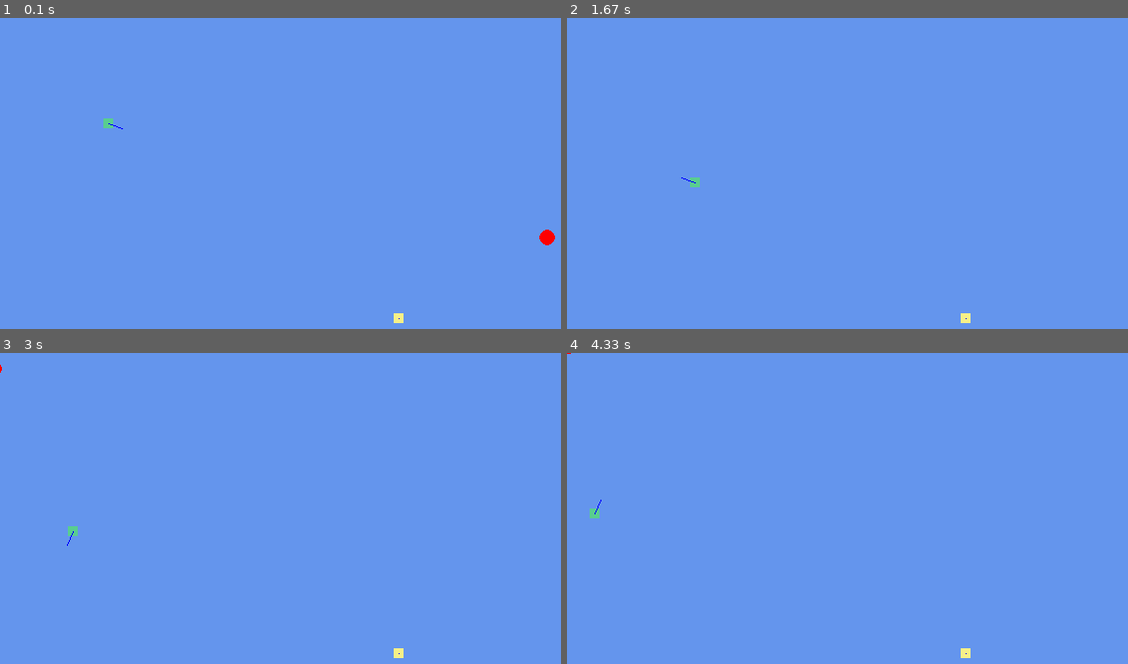
Above: before the commit, frames 1-4 (two rows, left to right).
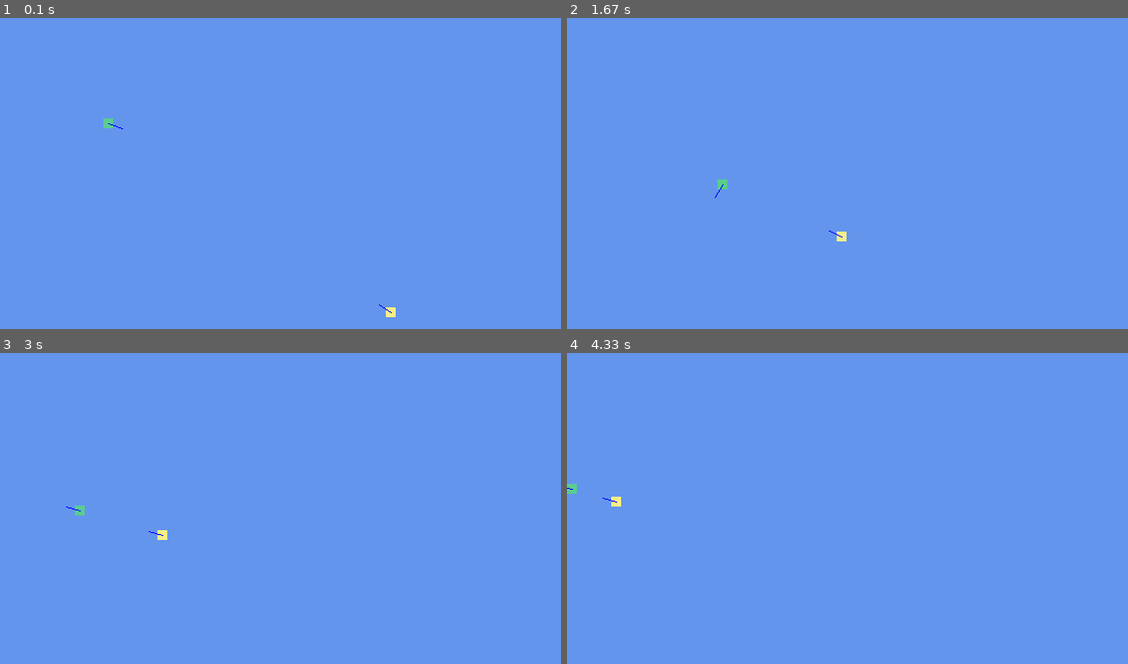
Above: after the commit, the same moments.

Repository: emersonds/Spring22-GDD3400
Game: pygame game, started from Moving Agents/main.py
The game is run twice, just before and just after one commit, with the same random seed, the same clock (stepped at 60 frames per second) and the same inputs.
Inputs:
- Up to frame 1 (0.1 s): no input
- Up to frame 2 (1.67 s): no input
- Up to frame 3 (3 s): no input
- Up to frame 4 (4.33 s): no input

The runs differ from the first frame. In frame 1, 0.2% of the frame differs, in the area x 67-99%, y 68-99%; in frame 2, 0.2%; in frame 3, 0.2%, in the area x 0-72%, y 3-99%; in frame 4, 0.2%.

Commit message:
Moving Agents: Wander Success! (Thanks Dana)
 - Changed "return self.target" to "return self.velocity + self.target" in Enemy.py's wander() method. Also lowered the scalar from 20 to 0.2 to make it small adjustments.
 - Removed unused scale() and dot() methods after overloading the * operator using __mul__ and combining the two methods in Vector.py.
 - Changed all instances of <vector>.scale(factor) in Enemy.py and Player.py to use the * operator instead.
 - Reverted changes to Player.py, Enemy.py and Constants.py so that the player chases the enemy again and the enemy will flee.
 - Decreased Enemy flee range so it felt better. 200 felt like the enemy was running away much sooner than it needed to.
 - Lowered the speed of the player and the enemy in general to get a less hectic-looking gameplay loop.

Diff:
--- a/Moving Agents/Constants.py
+++ b/Moving Agents/Constants.py
@@ -14,13 +14,13 @@
 # Player constants
 PLAYER_COLOR = (246, 240, 136)
 PLAYER_SIZE = 10
-PLAYER_SPEED = 5.5
+PLAYER_SPEED = 1.5
 
 # Enemy constants
 ENEMY_COLOR = (89, 205, 144)
 ENEMY_SIZE = 10
 ENEMY_SPEED = 1
-ENEMY_FLEE_RANGE = 200
+ENEMY_FLEE_RANGE = 100
 ENEMY_TICKS_TO_WAIT = 800
 
 # Velocity Indicator (VI) constants
--- a/Moving Agents/Enemy.py
+++ b/Moving Agents/Enemy.py
@@ -35,7 +35,7 @@
         playerDist = self.position - player.position
 
         # Flee if player is within range
-        if (playerDist.length() < 10):
+        if (playerDist.length() < Const.ENEMY_FLEE_RANGE):
             self.velocity = playerDist
         # Wander if player is not in range
         else:
@@ -43,7 +43,7 @@
 
         # Normalize velocity and move enemy
         self.velocity = self.velocity.normalize()           # Normalize velocity
-        self.position += self.velocity.scale(self.speed)    # Scale it by a speed factor
+        self.position += self.velocity * self.speed   # Scale it by a speed factor
 
     # Draws the enemy on screen
     def draw(self, screen):
@@ -55,9 +55,6 @@
         self.center = self.calcCenter()
         pygame.draw.line(screen, (Const.VI_COLOR), (self.center.x, self.center.y),
             (self.center.x + self.velocity.x * Const.VI_LENGTH, self.center.y + self.velocity.y * Const.VI_LENGTH))   # Draw line
-
-        #  Display target
-        pygame.draw.circle(screen, (255, 0, 0), (self.target.x, self.target.y), 8)
 
     # Calculate the enemy's center
     def calcCenter(self):
@@ -73,7 +70,7 @@
 
             # Set new target similar to previous move vector
             # From Dr. Dana's lecture 1/28/22
-            self.target = Vector(-self.velocity.y, self.velocity.x) * random.uniform(-1, 1) * 20
+            self.target = Vector(-self.velocity.y, self.velocity.x) * random.uniform(-1, 1) * 0.2
 
             print(self.target)
-        return self.target
+        return self.velocity + self.target
--- a/Moving Agents/Player.py
+++ b/Moving Agents/Player.py
@@ -42,9 +42,9 @@
                 closestEnemy = enemy
 
         # Set velocity and move player
-        #self.velocity = closestEnemy.position - self.position
+        self.velocity = closestEnemy.position - self.position
         self.velocity = self.velocity.normalize()           # Normalize velocity
-        self.position += self.velocity.scale(self.speed)    # Scale it by a speed factor
+        self.position += self.velocity * self.speed    # Scale it by a speed factor
 
     # Draws the player on screen
     def draw(self, screen):
--- a/Moving Agents/Vector.py
+++ b/Moving Agents/Vector.py
@@ -32,14 +32,6 @@
         else:
             return Vector(self.x * other, self.y * other)
 
-    # Returns dot product of two vectors
-    def dot(self, other):
-        return ((self.x * other.x) + (self.y * other.y))
-
-    # Scales the vector by a float value
-    def scale(self, scalar):
-        return Vector(self.x * scalar, self.y * scalar)
-
     # Returns the magnitude of a vector
     def length(self):
         return (math.sqrt((self.x * self.x) + (self.y * self.y)))
